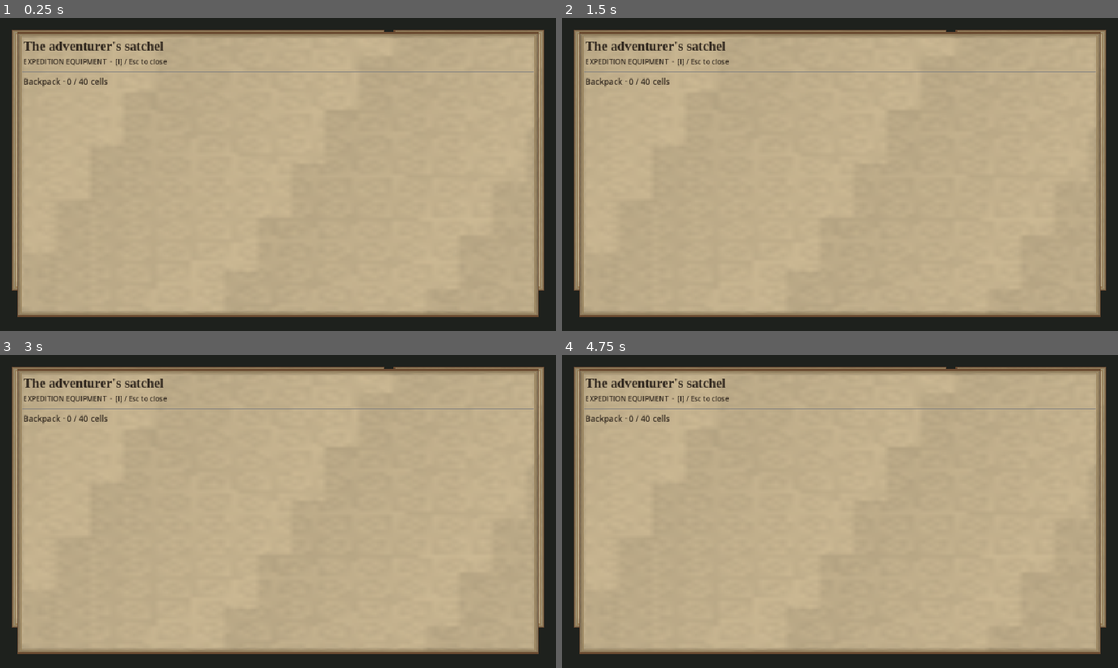
Above: before the commit, frames 1-4 (two rows, left to right).
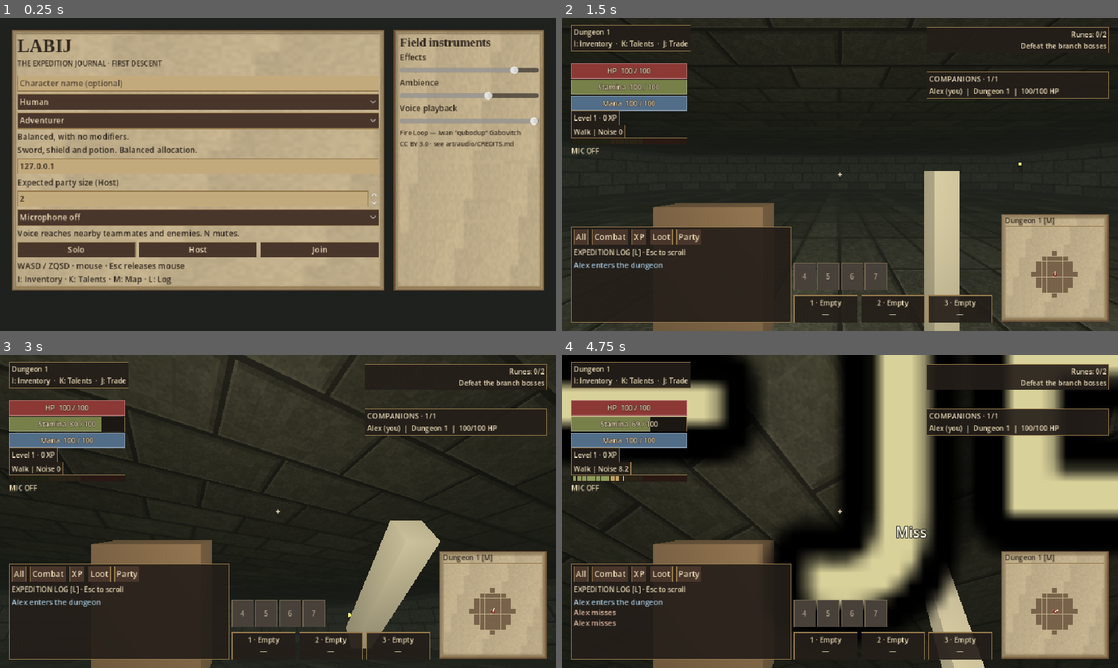
Above: after the commit, the same moments.

Repository: tdonnenfeld/LABIJ
Game: Godot game, scene res://game/main.tscn
The game is run twice, just before and just after one commit, with the same random seed, the same clock (stepped at 60 frames per second) and the same inputs. Sound files missing from this copy of the repository are replaced by a short silence.
Inputs (mouse positions are in pixels of both pictures, inside the frame that each line leads up to):
- Up to frame 1 (0.25 s): no input
- Up to frame 2 (1.5 s): click (762, 83) at 0.52 s; type "Alex" at 0.6 s; click "Solo" at 1.25 s
- Up to frame 3 (3 s): click (77, 586) at 2 s, where only the run before the commit has a clickable "Solo"; click (200, 439) at 2.75 s, where only the run before the commit has a clickable "Human"
- Up to frame 4 (4.75 s): click (578, 574) at 3.5 s, where only the run after the commit has a clickable "All"; click (762, 458) at 4.25 s, where only the run before the commit has a clickable "Adventurer"

The runs differ from the first frame. In frame 1, 33% of the frame differs, in the area x 3-97%, y 4-96%; in frame 2, 84%; in frame 3, 83%; in frame 4, 86%, in the area x 0-100%, y 0-100%.
Error before the commit: Parse Error: Cannot infer the type of "merge" variable because the value doesn't have a set type. (res://game/items/backpack_grid.gd:90)

Commit message:
Declare merge preview boolean explicitly

Diff:
--- a/game/items/backpack_grid.gd
+++ b/game/items/backpack_grid.gd
@@ -87,7 +87,7 @@
 	replica.apply(model.state())
 	var valid := replica.move_item(index, at, data.split)
 	var other := model.item_at(at, index)
-	var merge := valid and not data.split and not model.is_equipped(index) and other >= 0 and model.items[other] == model.items[index] and Catalog.stack_limit(model.items[index]) > 1
+	var merge: bool = valid and not data.split and not model.is_equipped(index) and other >= 0 and model.items[other] == model.items[index] and Catalog.stack_limit(model.items[index]) > 1
 	if merge:
 		at = model.positions[other]
 		extent = Inventory.footprint(model.items[other], model.rotated[other])
